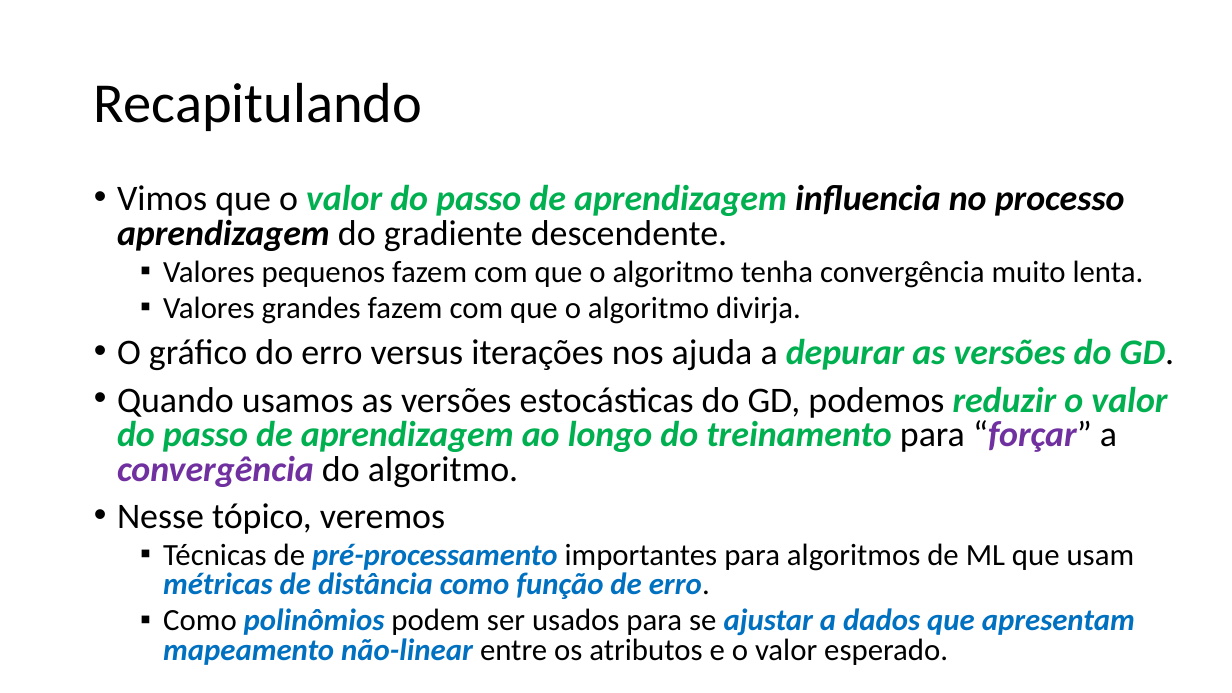
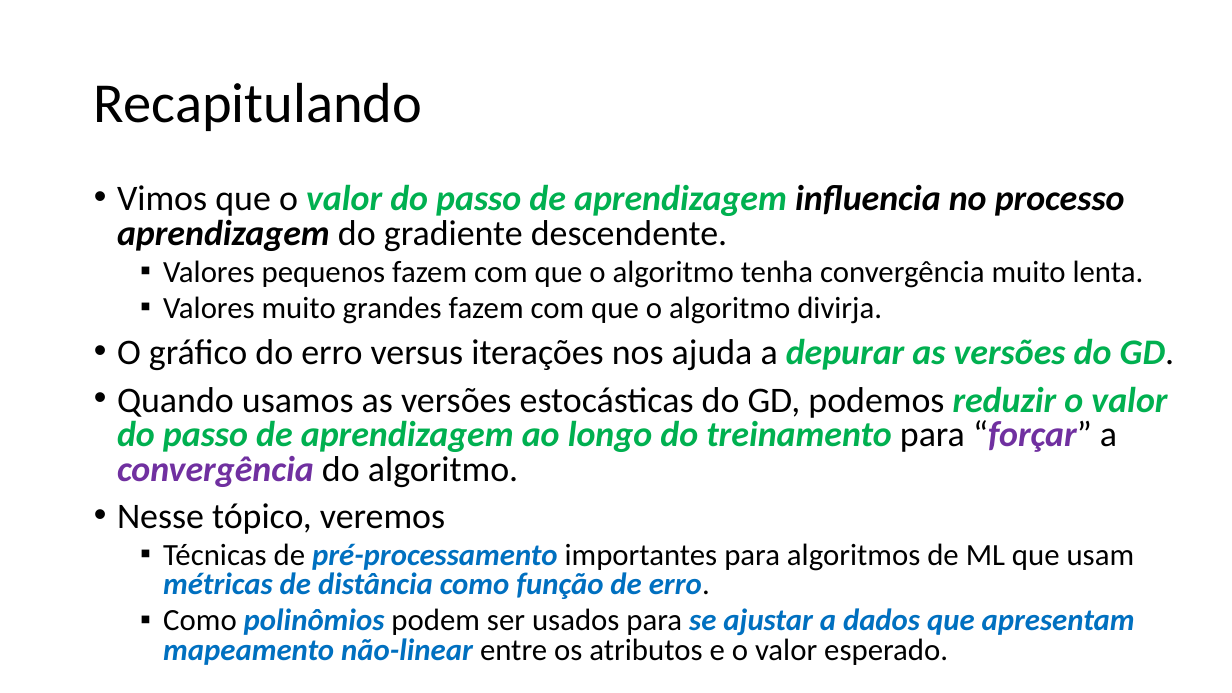
Before and after one commit to zz4fap/t319_aprendizado_de_maquina, a slide deck: slide 2 of slides/T319_Regressão_Linear (Parte IV).pptx. Drawn at 1232x693 pixels with LibreOffice and Linux fonts; fonts in the diff are those of the drawing. Boxes give left, top, right and bottom in pixels: in the first picture for what was removed or moved away, otherwise in the second. Text is boxed around its words. In the diff, an @@ line names an element or a change of style, - is before the commit and + after.

```diff
--- a/slides/T319_Regressão_Linear (Parte IV).pptx
+++ b/slides/T319_Regressão_Linear (Parte IV).pptx
@@ text at [163,296,882,324]: text changed @@
-  ▪ Valores grandes fazem com que o algoritmo divirja.
+  ▪ Valores muito grandes fazem com que o algoritmo divirja.
@@ text at [163,608,1135,665]: text colour #000000 to #0070C0, bold on, italic on in "se" @@
```
Also in this commit, not shown: 4 other files.
